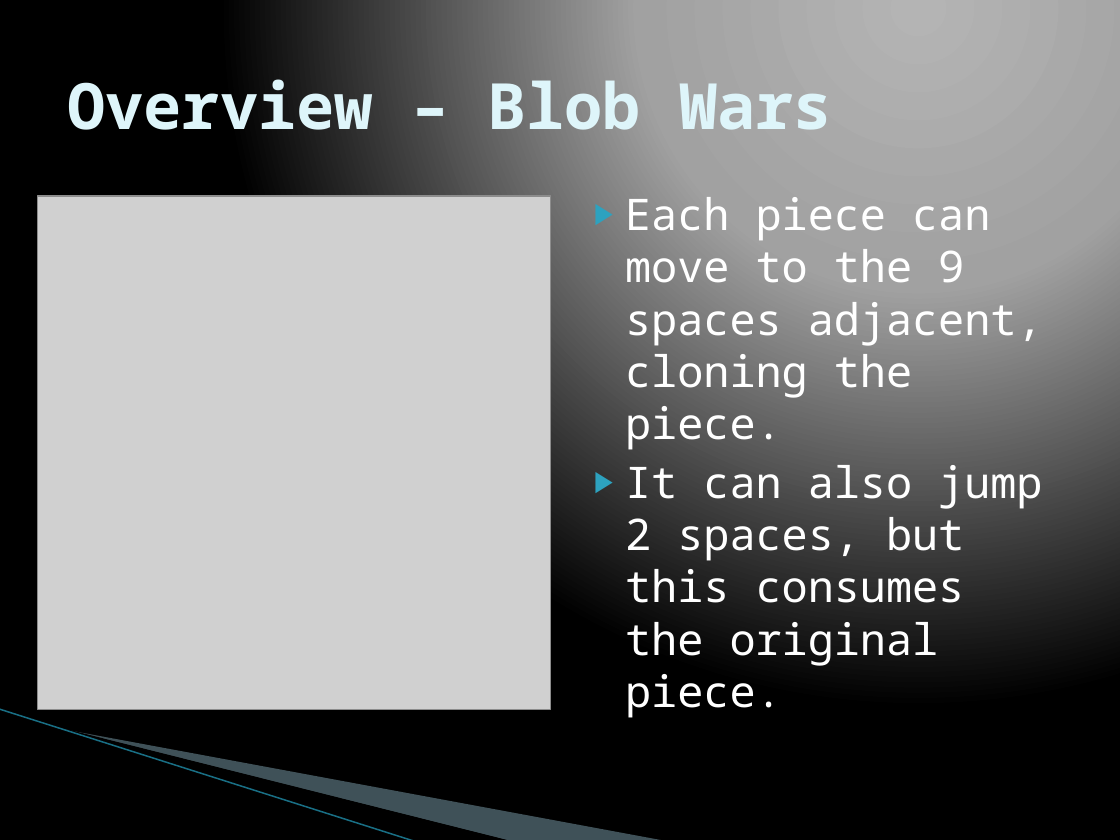
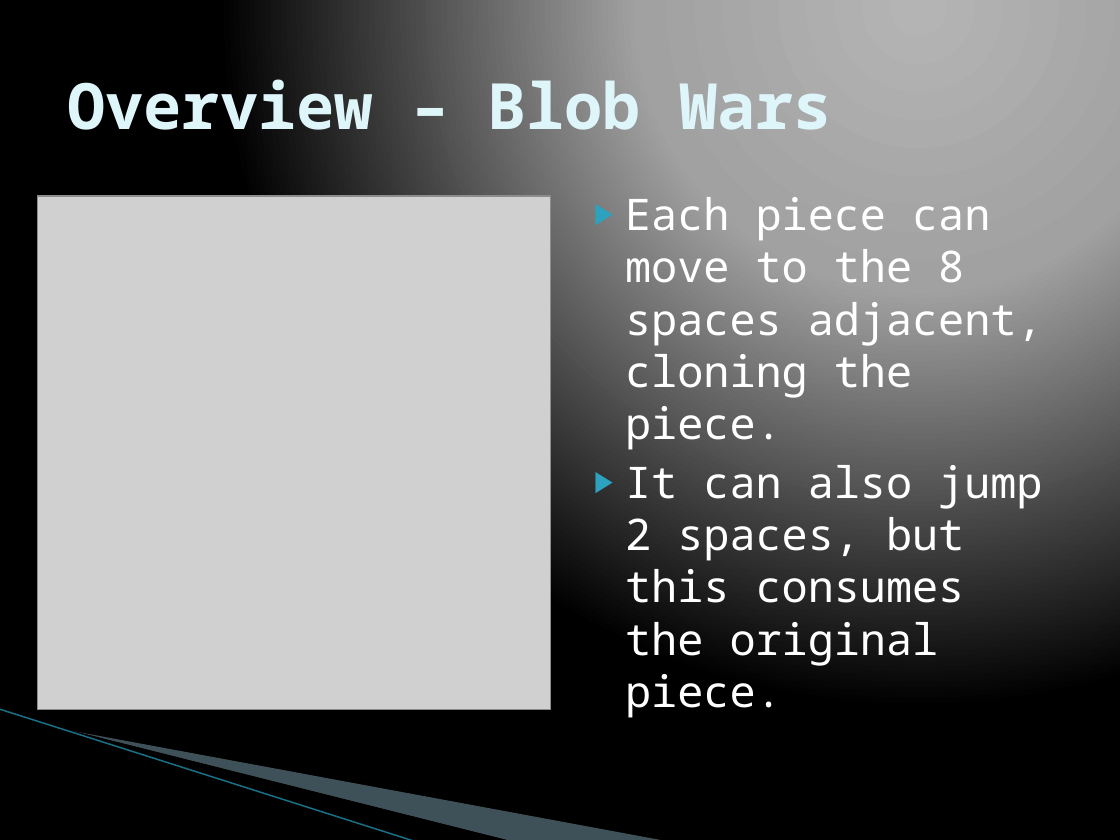
Before and after one commit to TadCordle/Senior-Project, a slide deck: slide 4 of Game Theory and Artificial Intelligence Design.pptx. Drawn at 1120x840 pixels with LibreOffice and Linux fonts; fonts in the diff are those of the drawing; grey boxes stand for pictures; background and template pictures are left out. Boxes give left, top, right and bottom in pixels: in the first picture for what was removed or moved away, otherwise in the second. Text is boxed around its words. In the diff, an @@ line names an element or a change of style, - is before the commit and + after.

```diff
--- a/Game Theory and Artificial Intelligence Design.pptx
+++ b/Game Theory and Artificial Intelligence Design.pptx
@@ text at (625, 197, 1043, 450): text changed @@
-▶ Each piece can move to the 9 spaces adjacent, cloning the piece.
+▶ Each piece can move to the 8 spaces adjacent, cloning the piece.
```
Also in this commit, not shown: 5 other slides changed, 17 slides added.
